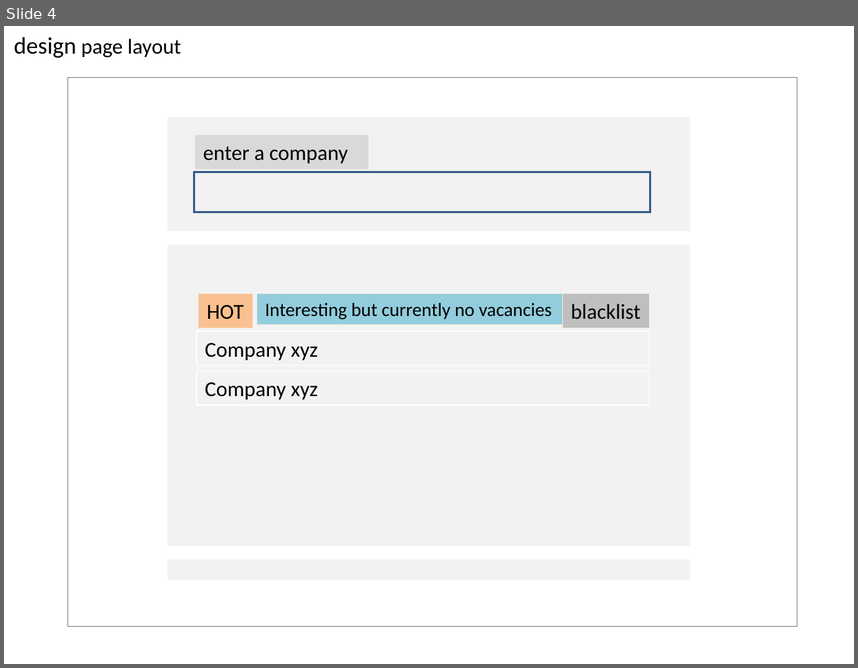
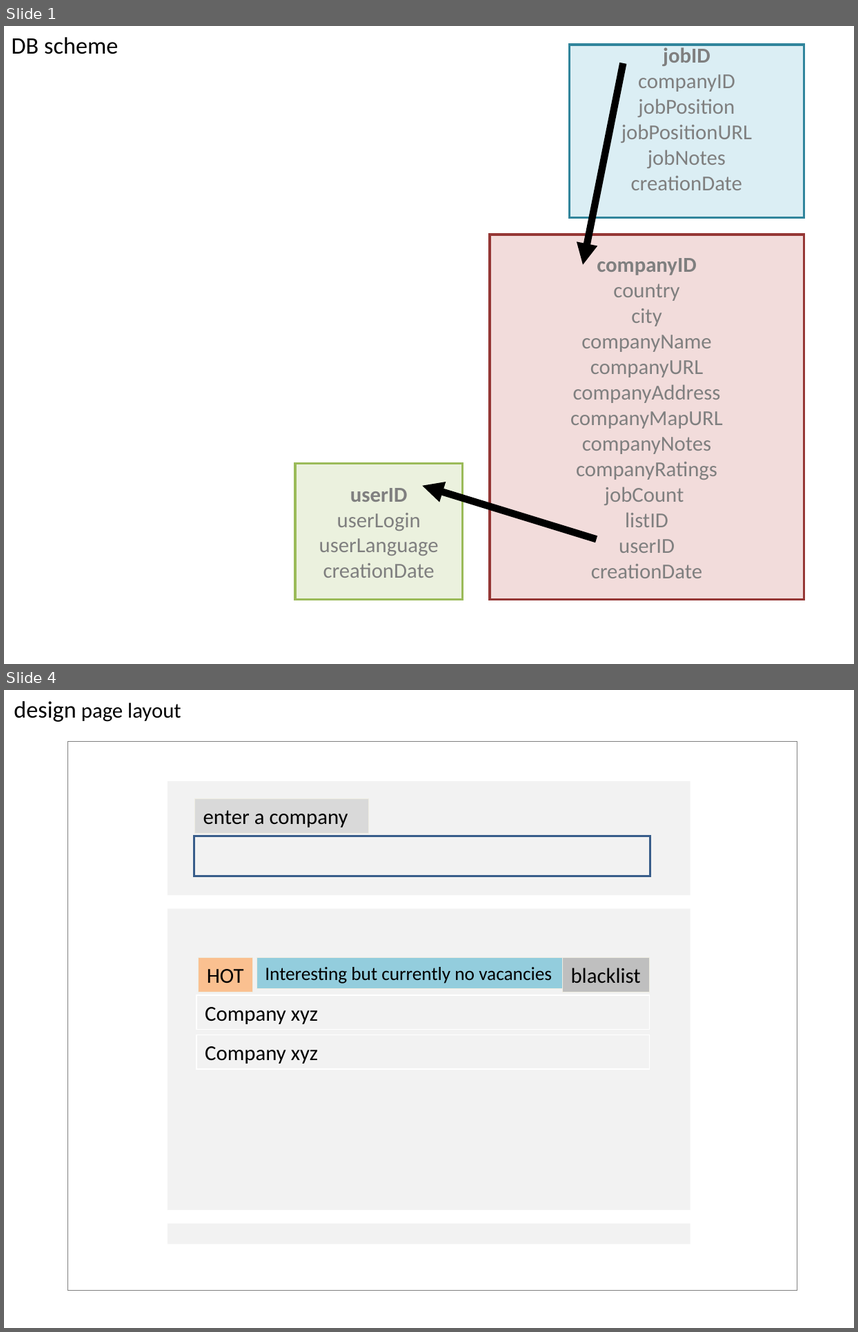
Before and after one commit to githubnorm/privat, a slide deck: docs/p1.ppt. Shown one above the other, each under a label of ours: slide 4 before the commit, slides 1 and 4 after it; the slides between them are not shown. The pictures are 858x668 and 858x1332 pixels, drawn with LibreOffice and Linux fonts; fonts in the diff are those of the drawing. Boxes give left, top, right and bottom in pixels: in the first picture for what was removed or moved away, otherwise in the second. Text is boxed around its words. In the diff, an @@ line names an element or a change of style, - is before the commit and + after.

```diff
--- a/docs/p1.ppt
+++ b/docs/p1.ppt
@@ slide 1 added at [4,26,854,664], background #FFFFFF @@
@@ text added at [12,37,118,54], 20 pt, text #000000 @@
+DB scheme
@@ rectangle added at [569,45,804,217], fill #DBEEF4, outline #31859C 2.01 pt, 18 pt, text #7F7F7F @@
+jobID
+companyID
+jobPosition
+jobPositionURL
+jobNotes
+creationDate
@@ arrow added from (623, 63) to (583, 265), #000000 6.01 pt @@
@@ rectangle added at [489,234,804,599], fill #F2DCDB, outline #953735 2.01 pt, 18 pt, text #7F7F7F @@
+companyID
+country
+city
+companyName
+companyURL
+companyAddress
+companyMapURL
+companyNotes
+companyRatings
+jobCount
+listID
+userID
+creationDate
@@ rectangle added at [296,463,463,599], fill #EBF1DE, outline #9BBB59 2.01 pt, 18 pt, text #7F7F7F @@
+userID
+userLogin
+userLanguage
+creationDate
@@ arrow added from (597, 539) to (422, 485), #000000 6.01 pt @@
```
Also in this commit, not shown: 2 slides changed, 2 other slides added, 1 slide removed, 14 other files.
